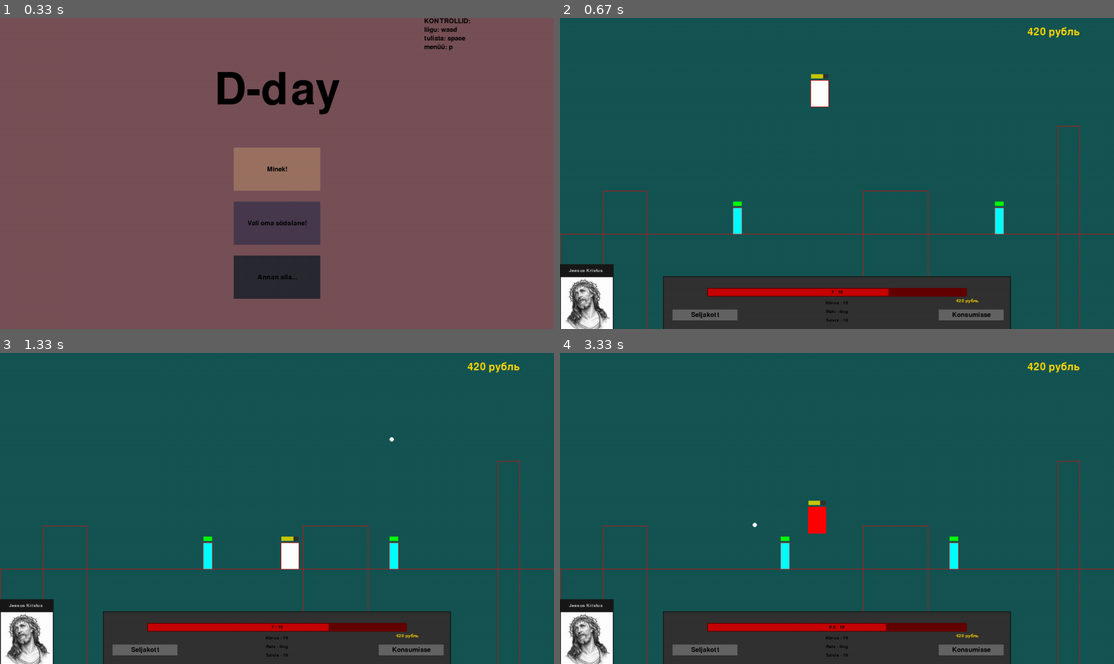
Above: before the commit, frames 1-4 (two rows, left to right).
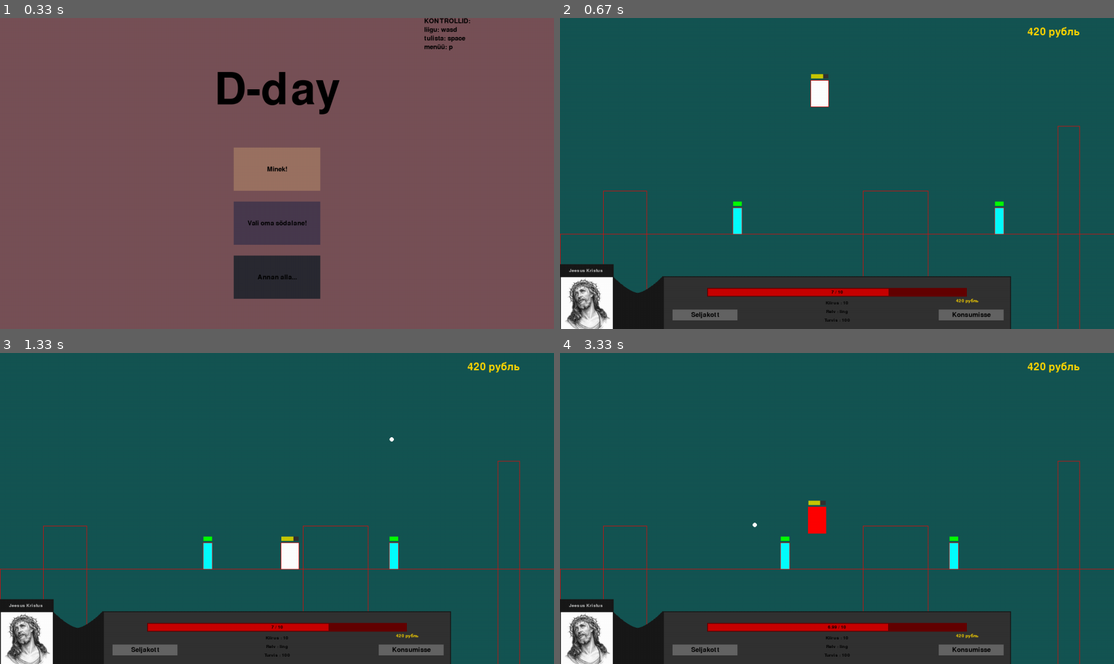
Above: after the commit, the same moments.

Repository: KarupoegPuhh/2020-projekt
Game: pygame game, started from MAIN.py
Same seed, same stepped clock (60 frames per second), same inputs: the game is played once before the commit and once after it.
Inputs:
- Up to frame 1 (0.33 s): no input
- Up to frame 2 (0.67 s): click "Minek!" at 0.38 s
- Up to frame 3 (1.33 s): tap Space at 0.67, 1.07 s; hold D from 1 s (still down)
- Up to frame 4 (3.33 s): tap Space at 1.37, 1.57, 1.9, 2.2, 2.4, 2.7, 2.97, 3.27 s; release D at 1.47 s; hold W 1.5-1.8 s; hold D 1.83-2.3 s; hold A 2.33-2.87 s; hold A 2.9-3.3 s

Frame 1 is identical in both runs. In frame 2, 1.2% of the frame differs, in the area x 9-53%, y 83-100%; in frame 3, 1.2%; in frame 4, 1.3%, in the area x 9-60%, y 83-100%.

Commit message:
pildi ja databari vahel on nüüd ilus sild

Diff:
--- a/MAIN.py
+++ b/MAIN.py
@@ -303,7 +303,7 @@
             self.elus = True
             self.elud_värv = (0,255,0)
             self.raha = 420
-            self.armor = 10
+            self.armor = 100
             self.name = "nimi"
 
         def hit(self):
@@ -326,7 +326,7 @@
             else:
                 self.elud_värv = (255,50,0)
             #Elud muudab int kui täisarv
-            if round(self.health, 1) % 1 == 0:
+            if round(self.health, 3) % 1 == 0:
                     self.health = int(self.health)
             #elud
             pg.draw.rect(aken, (50,50,50),(self.x, self.y-15, self.laius, 10))
@@ -840,7 +840,7 @@
         #healthbar
         pg.draw.rect(aken, (100,0,0), (340, 625, 600, 20))
         pg.draw.rect(aken, (200,0,0), (342, 627, 596 * (Tom.health / Tom.max_health), 16))
-        TextSurf, TextRect = text_objects(str(Tom.health) + " / " + str(Tom.max_health), databarText)
+        TextSurf, TextRect = text_objects(str(round(Tom.health, 2)) + " / " + str(Tom.max_health), databarText)
         TextRect.center = ((laius // 2), (635))
         aken.blit(TextSurf, TextRect)
 
@@ -853,6 +853,24 @@
         nimi_kord = nimi.get_rect()
         nimi_kord.center = (60, 585)
         aken.blit(nimi, nimi_kord)
+
+        #Üleminek pildilt healtbarile
+        #pilt joonistatakse paraboolide abil
+        a = -2
+        x_laius = 123
+        y_kõrgus = 600
+        while -2 <= a <= 2:
+            while -2 <= a <= 0:
+                pg.draw.rect(aken, (25, 25, 25), (x_laius, y_kõrgus, 2, 125))
+                a += 0.035
+                x_laius -= a
+                y_kõrgus += 0.5 * a**2
+            while 0 <= a <= 2:
+                pg.draw.rect(aken, (25, 25, 25), (x_laius, y_kõrgus, 2, 125))
+                a += 0.035
+                x_laius += a
+                y_kõrgus -= 0.5 * a**2
+
 
         #Displayb tegelase suurused
         #Kiirus
